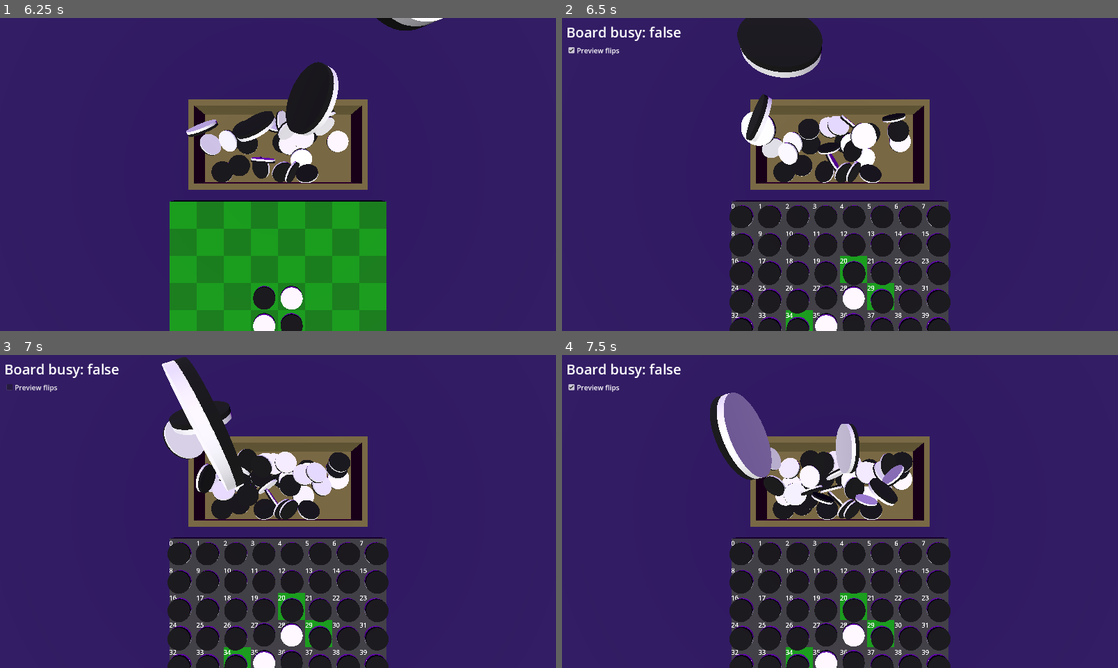
Above: before the commit, frames 1-4 (two rows, left to right).
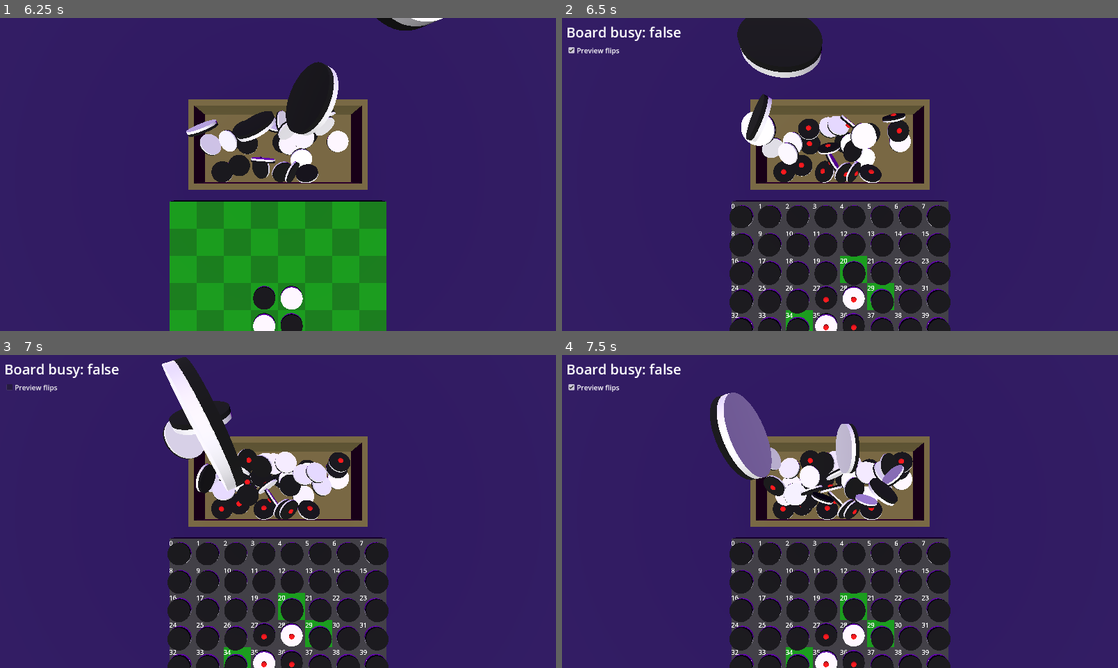
Above: after the commit, the same moments.

Repository: phrasmotica/othello
Game: Godot game, scene res://scenes/3d/main_menu_3d.tscn
Two runs of this game, one before a commit and one after it. Both use one fixed random seed, a clock stepped at 60 frames per second and the inputs below.
Inputs (mouse positions are in pixels of both pictures, inside the frame that each line leads up to):
- Up to frame 1 (6.25 s): move the mouse to (400, 158) at 0.52 s; hold C (peek_counter_box) 0.53-1.25 s; click (400, 158) at 0.67 s; click "Start Game" at 1.25 s; drag from (166, 190) to (250, 237) at 2.02 s; move the mouse to (333, 105) at 2.77 s; hold C (peek_counter_box) 2.78-3.5 s; click (333, 105) at 2.92 s; drag from (250, 237) to (111, 127) at 3.52 s; tap Enter at 4.25 s; move the mouse to (444, 221) at 4.27 s; hold C (peek_counter_box) 4.28-5 s; click (444, 221) at 4.42 s; tap P (place_counter_debug) at 4.9 s; drag from (111, 127) to (194, 96) at 5.02 s; move the mouse to (305, 174) at 5.77 s; hold C (peek_counter_box) from 5.78 s (still down); click (305, 174) at 5.92 s
- Up to frame 2 (6.5 s): keep holding C (peek_counter_box); tap / (toggle_debug_mode) at 6.4 s
- Up to frame 3 (7 s): release C (peek_counter_box) at 6.5 s; click "Preview flips" at 6.5 s
- Up to frame 4 (7.5 s): click "Preview flips" at 7.25 s

Frame 1 is identical in both runs. In frame 2, 0.2% of the frame differs, in the area x 39-62%, y 30-100%; in frame 3, 0.2%; in frame 4, 0.2%.

Commit message:
Add flag indicator to counter scene, for indicating whether the counter's rigid body is active

Diff:
--- a/scenes/3d/counter_3d.tscn
+++ b/scenes/3d/counter_3d.tscn
@@ -1,7 +1,9 @@
-[gd_scene load_steps=4 format=3 uid="uid://cfqujlwguvw4b"]
+[gd_scene load_steps=6 format=3 uid="uid://cfqujlwguvw4b"]
 
 [ext_resource type="Script" path="res://scripts/3d/counter_3d.gd" id="1_dcfqh"]
 [ext_resource type="PackedScene" uid="uid://bkt1f3hgpfwi1" path="res://scenes/3d/counter_halves.tscn" id="2_61rnl"]
+[ext_resource type="PackedScene" uid="uid://ctrca5n6xfwwu" path="res://scenes/3d/flag_indicator.tscn" id="3_um325"]
+[ext_resource type="SphereMesh" uid="uid://bbbal7vof4jgv" path="res://meshes/flag_indicator_active_mesh.tres" id="4_usnw1"]
 
 [sub_resource type="CylinderShape3D" id="CylinderShape3D_ijrpa"]
 height = 0.125
@@ -21,3 +23,9 @@
 
 [node name="CounterHalves" parent="RigidBody3D" instance=ExtResource("2_61rnl")]
 unique_name_in_owner = true
+
+[node name="RigidBodyIndicator" parent="RigidBody3D" instance=ExtResource("3_um325")]
+unique_name_in_owner = true
+transform = Transform3D(1, 0, 0, 0, 1, 0, 0, 0, 1, 0, 0.11, 0)
+mesh = ExtResource("4_usnw1")
+is_active = true
--- a/scripts/3d/board_cell_3d.gd
+++ b/scripts/3d/board_cell_3d.gd
@@ -129,6 +129,7 @@
 
 	if counter:
 		counter.debug_name = "Counter%d" % index
+		counter.debug_mode = debug_mode
 		counter.visible = has_counter
 
 		counter.flip_delay = flip_delay
--- a/scripts/3d/counter_3d.gd
+++ b/scripts/3d/counter_3d.gd
@@ -10,6 +10,14 @@
 		is_white = value
 
 		flip_if_needed()
+
+@export
+var debug_mode := false:
+	set(value):
+		if debug_mode != value:
+			debug_mode = value
+
+			_refresh()
 
 @export_group("Animation")
 
@@ -25,6 +33,9 @@
 @onready
 var counter_halves: CounterHalves = %CounterHalves
 
+@onready
+var rigid_body_indicator: FlagIndicator = %RigidBodyIndicator
+
 signal refreshed
 signal needs_flip(counter_halves: CounterHalves, flip_delay: float)
 signal landed_on_board
@@ -39,10 +50,12 @@
 func disable_rigid_body() -> void:
 	if rigid_body:
 		rigid_body.freeze = true
+		rigid_body_indicator.is_active = false
 
 func enable_rigid_body() -> void:
 	if rigid_body:
 		rigid_body.freeze = false
+		rigid_body_indicator.is_active = true
 
 func reset_position() -> void:
 	if rigid_body:
@@ -51,6 +64,9 @@
 func _refresh() -> void:
 	if counter_halves:
 		counter_halves.is_white = is_white
+
+	if rigid_body_indicator:
+		rigid_body_indicator.visible = debug_mode
 
 	refreshed.emit()
 
--- a/scripts/3d/counter_box.gd
+++ b/scripts/3d/counter_box.gd
@@ -1,5 +1,12 @@
 @tool
 class_name CounterBox extends Node3D
+
+@export
+var debug_mode := false:
+	set(value):
+		debug_mode = value
+
+		_refresh()
 
 @export
 var board: Board3D
@@ -22,6 +29,13 @@
 			SignalHelper.persist(board.board_reset, _handle_board_reset)
 
 	set_process(false)
+
+func _refresh() -> void:
+	if not counter_spawner:
+		return
+
+	for c in counter_spawner.get_counters():
+		c.debug_mode = debug_mode
 
 func _update_spawner(data: BoardStateData) -> void:
 	if counter_spawner:
--- a/scripts/3d/counter_spawner.gd
+++ b/scripts/3d/counter_spawner.gd
@@ -83,8 +83,6 @@
 
 func _emit_finished() -> void:
 	for c in _counters:
-		var rb := c.get_child(0) as RigidBody3D
-
-		rb.freeze = true
+		c.disable_rigid_body()
 
 	finished.emit()
--- a/scripts/3d/debug_handler_3d.gd
+++ b/scripts/3d/debug_handler_3d.gd
@@ -35,5 +35,8 @@
 func _refresh() -> void:
 	set_process(_is_debug)
 
+	if counter_box:
+		counter_box.debug_mode = _is_debug
+
 	if debug_canvas:
 		debug_canvas.visible = _is_debug
